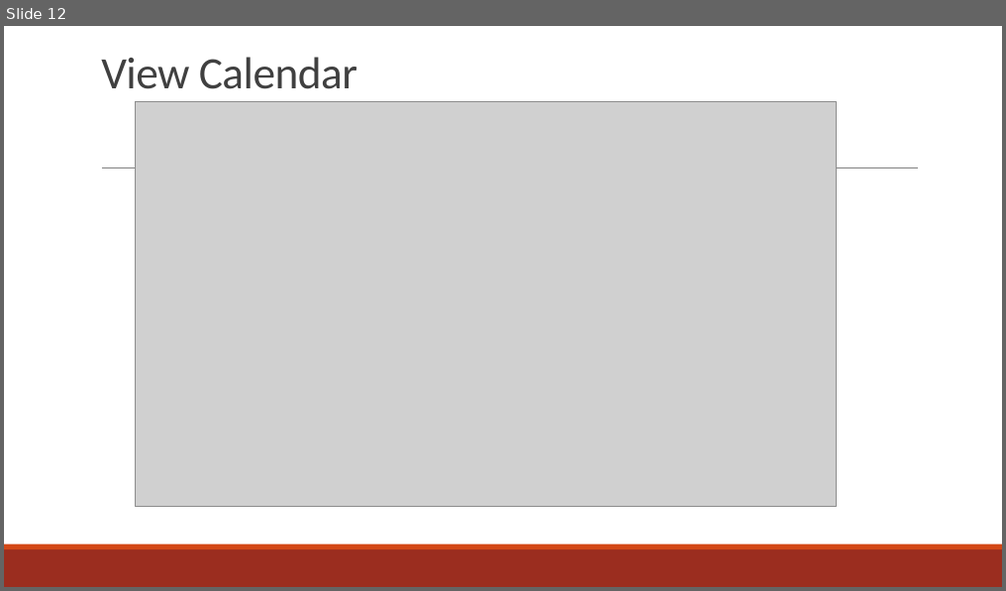
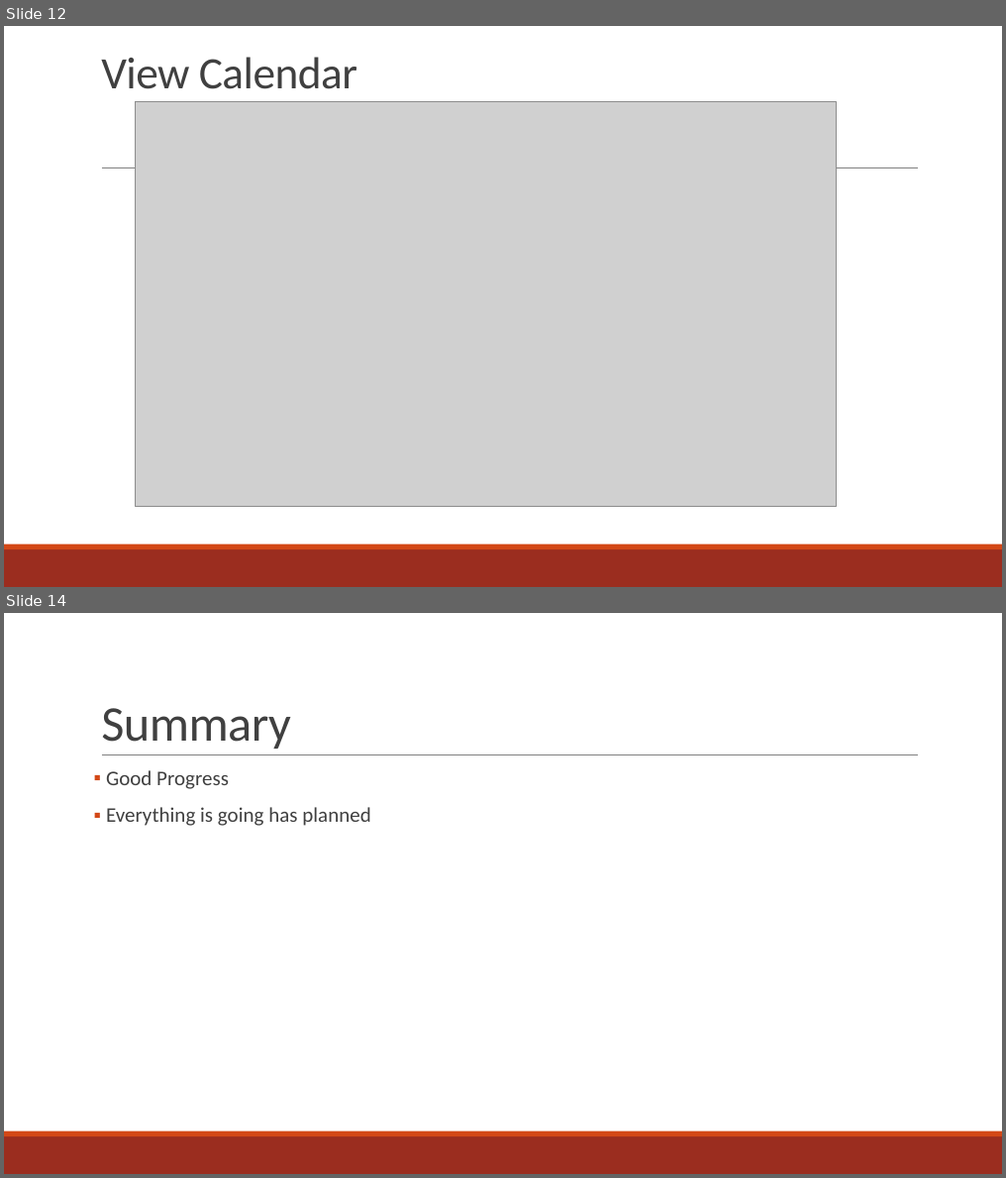
Before and after one commit to amgabriel45/CS495ClubStuff, a slide deck: Crimson Clubs (Design).pptx. Shown one above the other, each under a label of ours: slide 12 before the commit, slides 12 and 14 after it; the slides between them are not shown. The pictures are 1006x591 and 1006x1178 pixels, drawn with LibreOffice and Linux fonts; fonts in the diff are those of the drawing; grey boxes stand for pictures. Boxes give left, top, right and bottom in pixels: in the first picture for what was removed or moved away, otherwise in the second. Text is boxed around its words. In the diff, an @@ line names an element or a change of style, - is before the commit and + after.

Commit message:
Added project changes and summary

```diff
--- a/Crimson Clubs (Design).pptx
+++ b/Crimson Clubs (Design).pptx
@@ slide 14 added at [4,613,1002,1174], background #FFFFFF; not listed: 3 template elements that a slide beside it also shows @@
@@ title added at [101,708,291,749], 48 pt, text #404040 @@
+Summary
@@ text added at [106,770,371,826], 20 pt, text #404040 @@
+▪ Good Progress
+▪ Everything is going has planned
```
Also in this commit, not shown: 1 other slide added.
